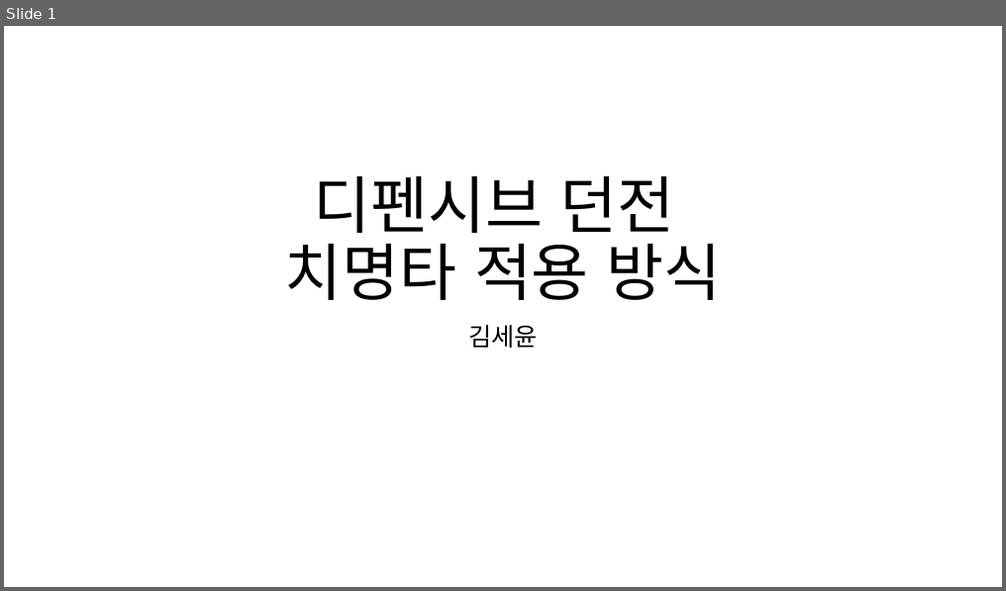
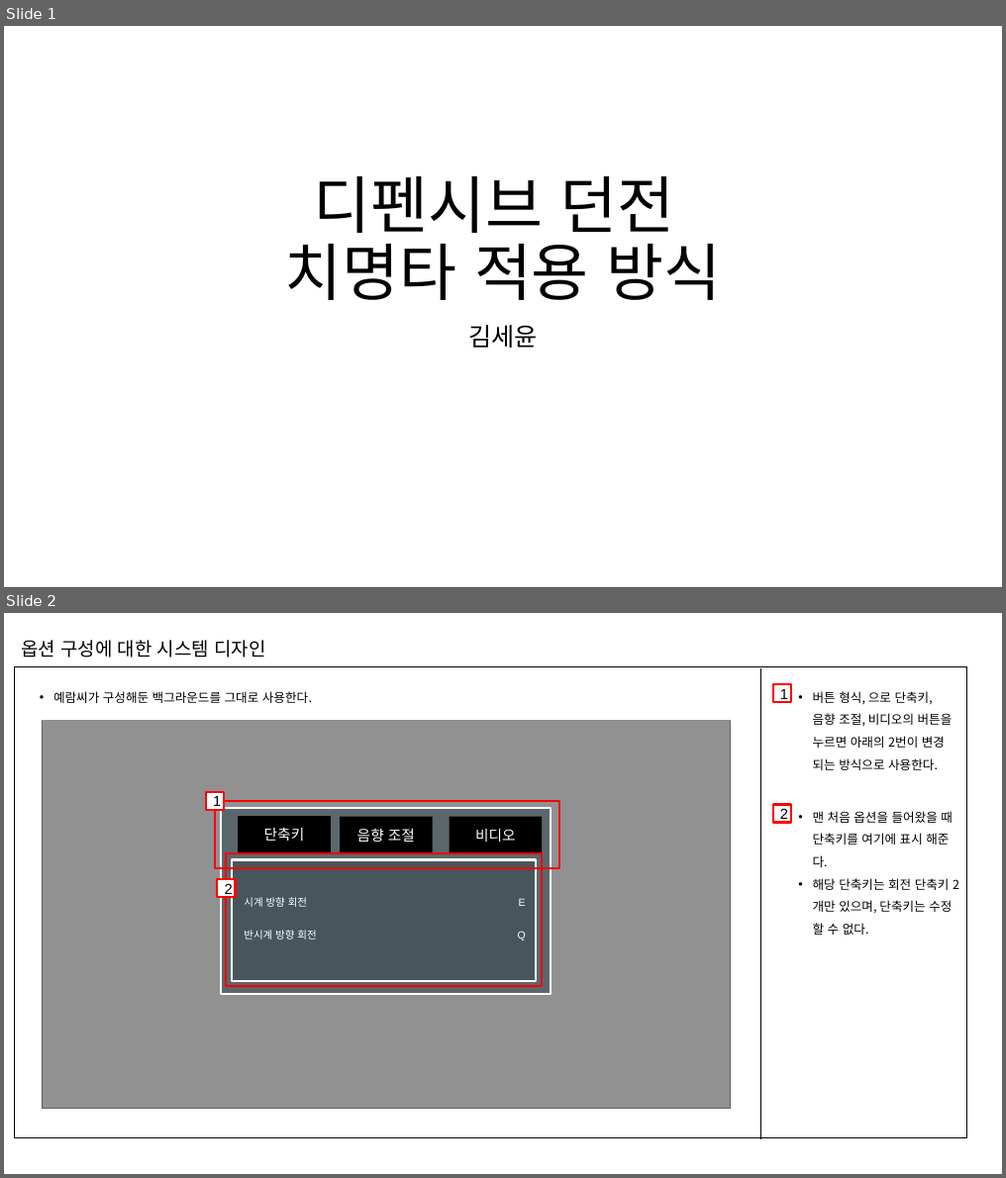
Before and after one commit to kimmk1533/DefensiveDungeon, a slide deck: Documents/이전 작업 내용/[김세윤]옵션_적용방식_1125.pptx. Shown one above the other, each under a label of ours: slide 1 before the commit, slides 1 and 2 after it. The pictures are 1006x591 and 1006x1178 pixels, drawn with LibreOffice and Linux fonts; fonts in the diff are those of the drawing; grey boxes stand for pictures. Boxes give left, top, right and bottom in pixels: in the first picture for what was removed or moved away, otherwise in the second. Text is boxed around its words. In the diff, an @@ line names an element or a change of style, - is before the commit and + after.

Commit message:
문서 업데이트
타겟 처리 방식 그리고 옵션 적용방식

```diff
--- a/Documents/이전 작업 내용/[김세윤]옵션_적용방식_1125.pptx
+++ b/Documents/이전 작업 내용/[김세윤]옵션_적용방식_1125.pptx
@@ slide 2 added at bbox=[4, 613, 1002, 1174], background #FFFFFF @@
@@ text added at bbox=[21, 640, 265, 658], 18 pt, text #000000 @@
+옵션 구성에 대한 시스템 디자인
@@ rectangle added at bbox=[15, 666, 967, 1138], outline #000000 1 pt @@
@@ line added from (761, 668) to (761, 1140), #000000 0.75 pt @@
@@ text added at bbox=[54, 691, 312, 703], 12 pt, text #000000 @@
+• 예람씨가 구성해둔 백그라운드를 그대로 사용한다.
@@ rectangle added at bbox=[773, 685, 791, 703], fill #FFFFFF, outline #FF0000 2 pt, 14 pt, text #000000 @@
+1
@@ text added at bbox=[813, 691, 952, 770], 12 pt, text #000000 @@
+• 버튼 형식, 으로 단축키, 음향 조절, 비디오의 버튼을 누르면 아래의 2번이 변경 되는 방식으로 사용한다.
@@ picture added at bbox=[42, 720, 731, 1109] @@
@@ rectangle added at bbox=[42, 721, 731, 1109], fill #000000 at 30% opacity @@
@@ rectangle added at bbox=[205, 792, 224, 811], fill #FFFFFF, outline #FF0000 2 pt, 14 pt, text #000000 @@
+1
@@ rectangle added at bbox=[215, 801, 559, 867], outline #FF0000 2 pt @@
@@ rectangle added at bbox=[221, 808, 550, 995], fill #394B54 at 60% opacity, outline #FFFFFF 2 pt @@
@@ rectangle added at bbox=[238, 816, 331, 854], fill #000000, 14 pt, text #FFFFFF @@
+단축키
@@ rectangle added at bbox=[341, 817, 433, 854], fill #000000, 14 pt, text #FFFFFF @@
+음향 조절
@@ rectangle added at bbox=[450, 817, 543, 854], fill #000000, 14 pt, text #FFFFFF @@
+비디오
@@ rectangle added at bbox=[773, 805, 791, 823], fill #FFFFFF, outline #FF0000 2 pt, 14 pt, text #000000 @@
+2
@@ text added at bbox=[813, 811, 952, 935], 12 pt, text #000000 @@
+• 맨 처음 옵션을 들어왔을 때 단축키를 여기에 표시 해준다.
+• 해당 단축키는 회전 단축키 2개만 있으며, 단축키는 수정 할 수 없다.
@@ rectangle added at bbox=[218, 879, 236, 897], fill #FFFFFF, outline #FF0000 2 pt, 14 pt, text #000000 @@
+2
@@ rectangle added at bbox=[226, 854, 542, 986], outline #FF0000 2 pt @@
@@ rectangle added at bbox=[232, 861, 536, 981], fill #394B54 at 60% opacity, outline #FFFFFF 2 pt @@
@@ text added at bbox=[244, 897, 307, 907], 10 pt, text #FFFFFF @@
+시계 방향 회전
@@ text added at bbox=[519, 899, 526, 906], 10 pt, text #FFFFFF @@
+E
@@ text added at bbox=[244, 930, 316, 940], 10 pt, text #FFFFFF @@
+반시계 방향 회전
@@ text added at bbox=[518, 931, 526, 941], 10 pt, text #FFFFFF @@
+Q
```
Also in this commit, not shown: 2 other slides added, 1 slide removed, 1 other file.
